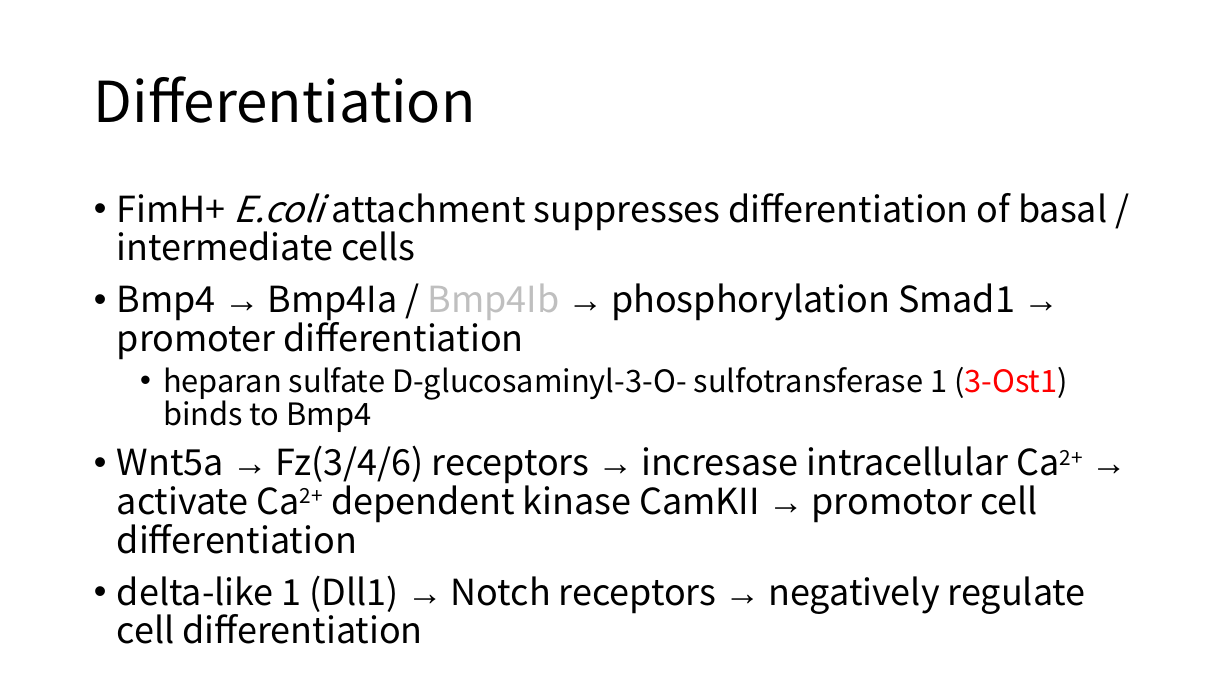
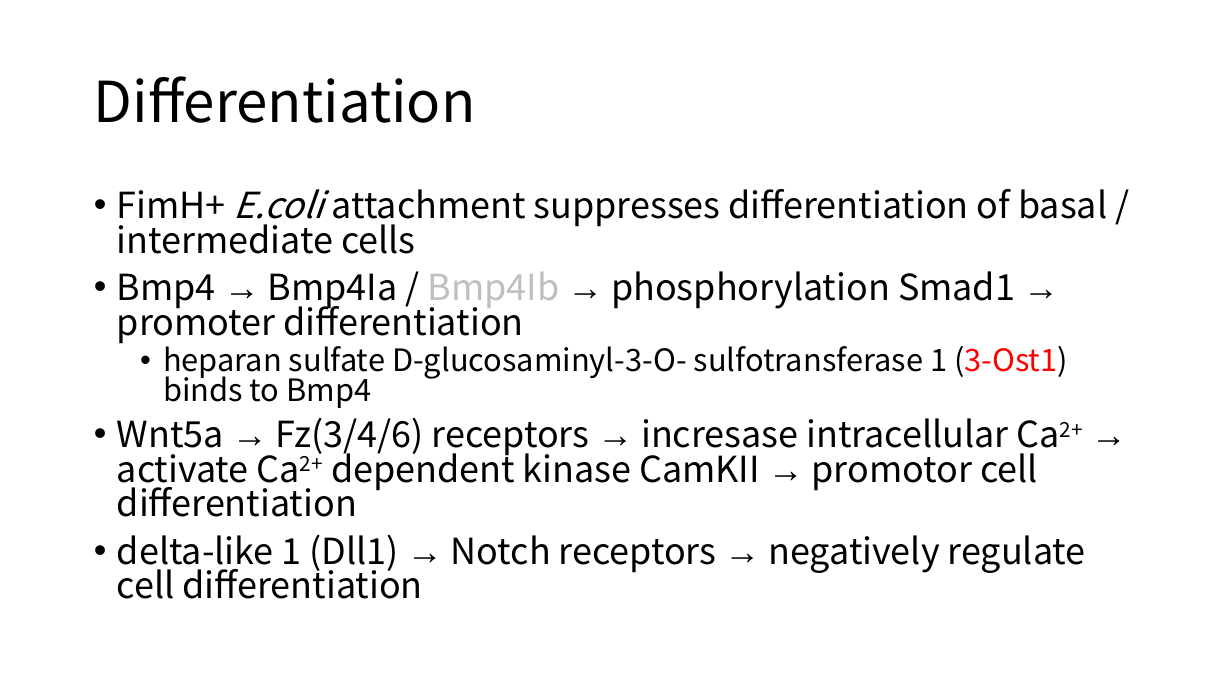
Before and after one commit to YinCY123/r, a slide deck: slide 16 of sslab/UTI.pptx (slide 4 before the commit). Drawn at 1232x693 pixels with LibreOffice and Linux fonts; fonts in the diff are those of the drawing. Boxes give left, top, right and bottom in pixels: in the first picture for what was removed or moved away, otherwise in the second. Text is boxed around its words. In the diff, an @@ line names an element or a change of style, - is before the commit and + after.

Commit message:
UTI 200818

```diff
--- a/sslab/UTI.pptx
+++ b/sslab/UTI.pptx
@@ text "FimH+ E.coli attachment suppresses differentiation ..." at (x1=117, y1=189, x2=1107, y2=599): line spacing 0.9 to 0.8 @@
```
Also in this commit, not shown: 7 slides added, 2 slides removed.
